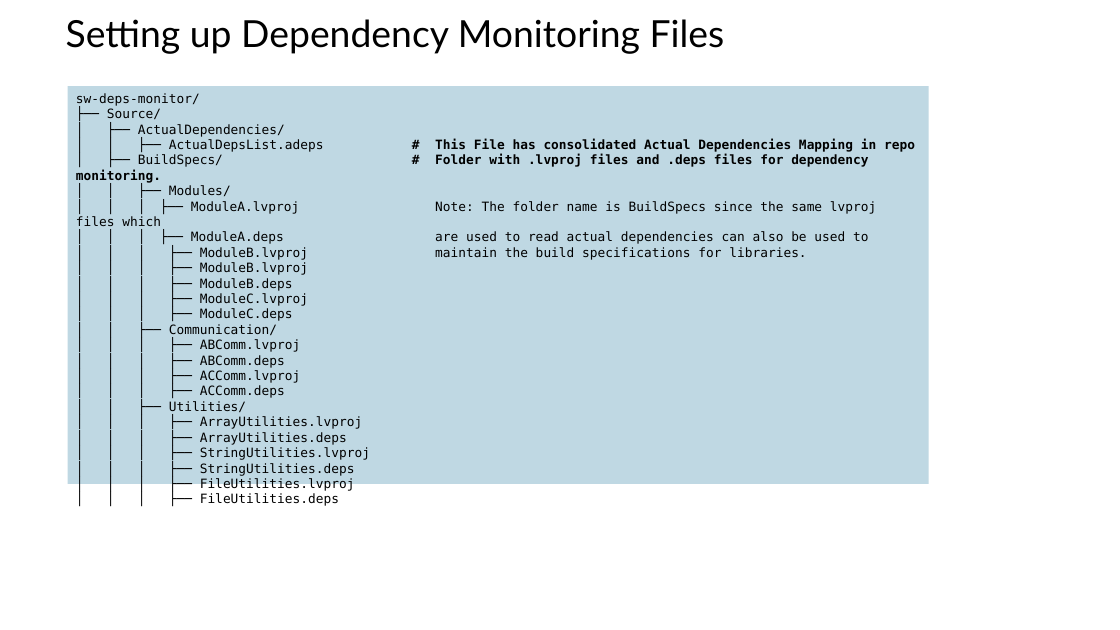
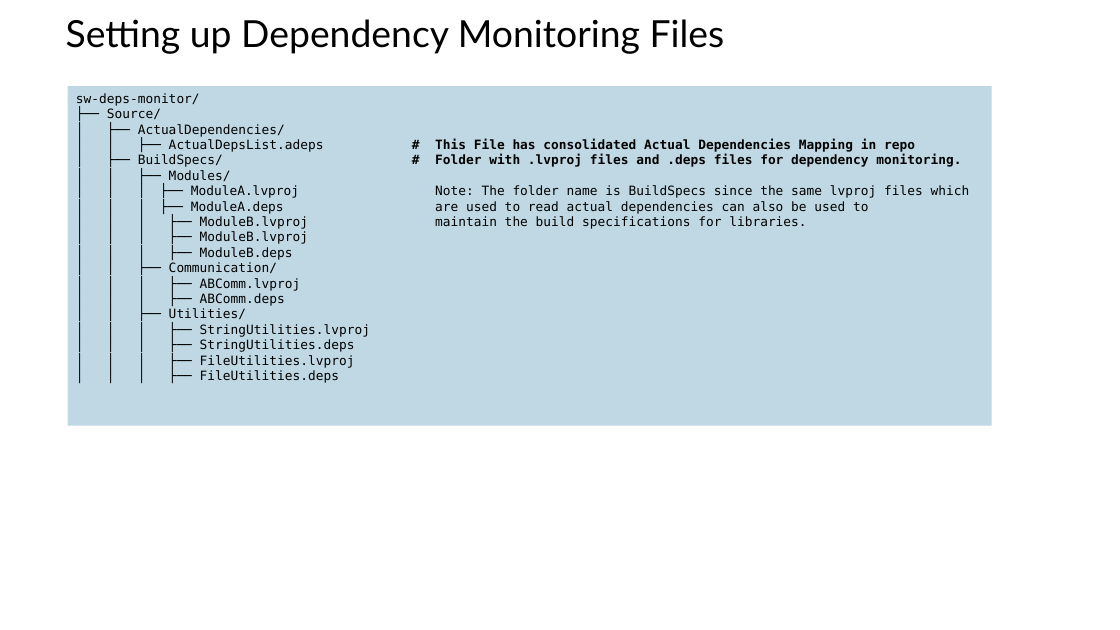
Before and after one commit to karthickshanmugarao/sw-deps-monitor, a slide deck: slide 17 of Docs/Automated Dependency Monitoring in CI Pipeline.pptx (slide 15 before the commit). Drawn at 1120x630 pixels with LibreOffice and Linux fonts; fonts in the diff are those of the drawing. Boxes give left, top, right and bottom in pixels: in the first picture for what was removed or moved away, otherwise in the second. Text is boxed around its words. In the diff, an @@ line names an element or a change of style, - is before the commit and + after.

```diff
--- a/Docs/Automated Dependency Monitoring in CI Pipeline.pptx
+++ b/Docs/Automated Dependency Monitoring in CI Pipeline.pptx
@@ rectangle "sw-deps-monitor/": place and size @@
-rectangle "sw-deps-monitor/" at <box>68,87,929,485</box>
+rectangle "sw-deps-monitor/" at <box>68,87,992,426</box>
@@ text in rectangle at <box>200,293,308,321</box>: paragraphs removed @@
-│ │ │ ├── ModuleC.lvproj
-│ │ │ ├── ModuleC.deps
@@ text in rectangle at <box>200,370,301,398</box>: paragraphs removed @@
-│ │ │ ├── ACComm.lvproj
-│ │ │ ├── ACComm.deps
@@ text in rectangle at <box>200,416,363,445</box>: paragraphs removed @@
-│ │ │ ├── ArrayUtilities.lvproj
-│ │ │ ├── ArrayUtilities.deps
```
Also in this commit, not shown: 13 other slides changed, 1 slide added.
